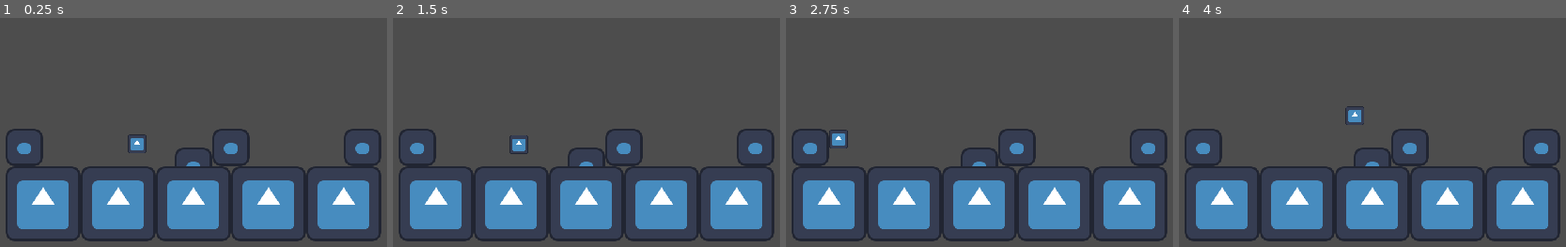
Above: before the commit, frames 1-4 (left to right).
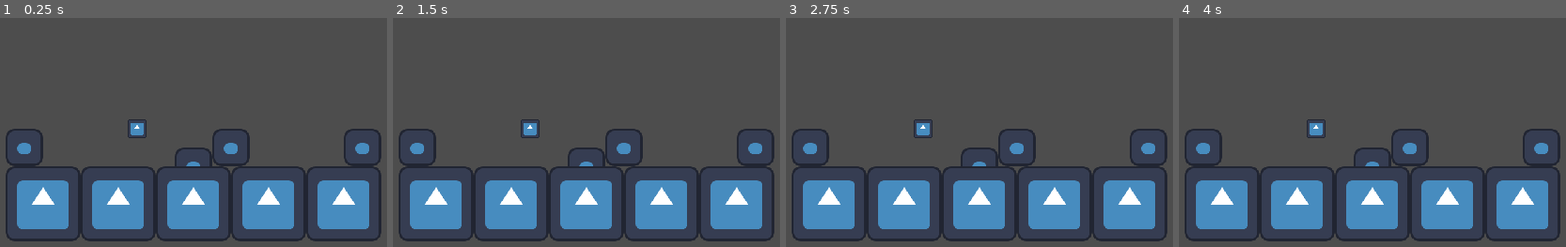
Above: after the commit, the same moments.

Repository: Kevin-Mortimer-19/Cursed-Jumper
Game: Godot game, scene res://src/levels/world.tscn
The game is run twice, just before and just after one commit, with the same random seed, the same clock (stepped at 60 frames per second) and the same inputs. The engine's default icon, where the game draws it, is replaced by a stand-in: a white triangle on a blue panel in a dark square.
Inputs (mouse positions are in pixels of both pictures, inside the frame that each line leads up to):
- Up to frame 1 (0.25 s): no input
- Up to frame 2 (1.5 s): move the mouse to (694, 146) at 0.52 s; press the mouse at (694, 146) at 0.53 s; hold D (move_right) from 0.53 s (still down); tap Space (jump) at 0.77, 0.8, 1.07, 1.35 s; move the mouse to (outside the picture) at 1.27 s; release the mouse at (outside the picture) at 1.28 s
- Up to frame 3 (2.75 s): tap Space (jump) at 1.52, 1.82, 2.3 s; click (outside the picture) at 1.55 s; move the mouse to (998, 72) at 2.02 s; release D (move_right) at 2.03 s; press the mouse at (998, 72) at 2.03 s; hold A (move_left) from 2.03 s (still down)
- Up to frame 4 (4 s): move the mouse to (outside the picture) at 2.77 s; release A (move_left) at 2.78 s; release the mouse at (outside the picture) at 2.78 s; hold D (move_right) from 2.78 s (still down); click (outside the picture) at 2.85 s; tap Space (jump) at 3.02, 3.32 s; move the mouse to (1542, 228) at 3.52 s; hold Space (jump) from 3.53 s (still down)

The runs differ from the first frame. In frame 1, 0.5% of the frame differs, in the area x 33-38%, y 44-60%; in frame 2, 0.5%; in frame 3, 0.5%, in the area x 11-38%, y 44-57%; in frame 4, 0.5%.

Commit message:
Added shotgun shooting functionality

Diff:
--- a/src/player/player.tscn
+++ b/src/entities/player/player.tscn
@@ -1,15 +1,17 @@
-[gd_scene load_steps=4 format=3 uid="uid://d1h5r22o1065g"]
+[gd_scene load_steps=5 format=3 uid="uid://d1h5r22o1065g"]
 
-[ext_resource type="Script" path="res://src/player/player.gd" id="1_mw0sy"]
+[ext_resource type="Script" path="res://src/entities/player/player.gd" id="1_mw0sy"]
 [ext_resource type="Texture2D" uid="uid://p8lt1vra4tmw" path="res://icon.svg" id="2_cfp2k"]
+[ext_resource type="PackedScene" uid="uid://c7sf81jnb21uh" path="res://src/entities/player/shotgun.tscn" id="3_sn701"]
 
 [sub_resource type="CircleShape2D" id="CircleShape2D_anaty"]
 radius = 16.0
 
-[node name="Player" type="CharacterBody2D" node_paths=PackedStringArray("sprite")]
+[node name="Player" type="CharacterBody2D" node_paths=PackedStringArray("sprite", "shotgun")]
 collision_layer = 2
 script = ExtResource("1_mw0sy")
 sprite = NodePath("AnimatedSprite2D")
+shotgun = NodePath("Shotgun")
 jump_strength_full = 330.0
 jump_strength_half = 165.0
 gravity = 784.8
@@ -19,7 +21,7 @@
 air_speed = 200.0
 air_accel = 0.13
 air_friction = 0.18
-modifiers_move_options = 13
+modifiers_move_options = 15
 
 [node name="TEMP SPRITE" type="Sprite2D" parent="."]
 scale = Vector2(0.25, 0.25)
@@ -29,3 +31,5 @@
 
 [node name="CollisionShape2D" type="CollisionShape2D" parent="."]
 shape = SubResource("CircleShape2D_anaty")
+
+[node name="Shotgun" parent="." instance=ExtResource("3_sn701")]
--- /dev/null
+++ b/src/entities/player/shotgun.gd
@@ -0,0 +1,21 @@
+extends Node2D
+
+
+@export var spread_amount_degrees: float
+@export var bullet_scene: PackedScene
+
+@export var fire_sound: AudioStream
+
+
+func shoot(amount: int) -> void:
+	SoundManager.play_sound_nonpositional(fire_sound)
+	# TODO: Play muzzle flash particle here
+
+	var rng:= RandomNumberGenerator.new()
+	for i in range(amount):
+		var bullet: Projectile = bullet_scene.instantiate()
+		add_child(bullet)
+		bullet.set_as_top_level(true)
+		(bullet as Node2D).global_transform = global_transform
+		bullet.velocity = (global_transform.x * ((1.0 + 0.3 * rng.randf()) * bullet.move_speed)) \
+				.rotated(deg_to_rad(rng.randf() * spread_amount_degrees))
--- a/src/player/player.gd
+++ /dev/null
@@ -1,218 +0,0 @@
-class_name Player extends CharacterBody2D
-
-
-@export_category("Node References")
-@export var sprite: AnimatedSprite2D
-
-@export_category("Character Properties")
-@export_group("Movement Stats")
-@export var jump_strength_full: float = 100
-@export var jump_strength_half: float = 50
-@export var gravity: float = 9.81
-
-@export_subgroup("Ground", "ground_")
-@export var ground_speed: float = 50.0
-@export_range(0.0, 1.0, 0.01) var ground_accel: float
-@export_range(0.0, 1.0, 0.01) var ground_friction: float
-
-@export_subgroup("Air", "air_")
-@export var air_speed: float = 50.0
-@export_range(0.0, 1.0, 0.01) var air_accel: float
-@export_range(0.0, 1.0, 0.01) var air_friction: float
-
-@export_group("Move Feel")
-## Buffer window you have after falling off a ledge where you can still jump.
-@export var coyote_time: float = 0.15
-## Buffer window that buffers a jump just before you hit the ground.
-@export var jump_buffer_window: float = 0.15
-
-
-@export_category("Combat")
-@export var max_health: int = 5
-@export var cur_health: int = 5
-@export_group("Attacking")
-@export var number_of_shots_per_fire: int = 6
-## Damage dealt per bullet.
-@export var bullet_damage: float = 2.0
-
-@export var num_shots_before_reload: int = 2
-@export var minimum_time_between_shots: float = 0.2
-@export var time_to_reload: float = 1.0
-@export var knockback_amount: float = 400
-
-
-
-@export_group("Modifiers", "modifiers_")
-@export_flags(
-	"Can Move Ground:1", "Can Move Air:2", "Can Swim:4", "Can Jump:8",
-) var modifiers_move_options: int
-
-@export_flags(
-	"Can Double Jump:1", "Double Gravity:2", "Ice Physics:4"
-) var modifiers_movement: int
-
-@export_flags(
-	"Can Deal Damage", "Dies Instantly",
-) var modifiers_combat: int
-
-var shots_remaining: int = 2
-
-var _coyote_timer: Timer
-var _jump_buffer_timer: Timer
-var _reload_timer: Timer
-var _minimum_cd_timer: Timer
-
-var _was_on_floor: bool = false
-
-var has_double_jumped: bool = false
-
-
-func get_movement() -> float:
-	return Input.get_axis("move_left", "move_right")
-
-
-#region Modifiers
-func can_move_ground() -> bool:
-	return modifiers_move_options & 1
-
-func can_control_air() -> bool:
-	return modifiers_move_options & 2
-
-func can_swim() -> bool:
-	return modifiers_move_options & 4
-
-func can_jump() -> bool:
-	return modifiers_move_options & 8
-
-
-
-func can_double_jump() -> bool:
-	return modifiers_movement & 1 and not has_double_jumped
-
-func has_double_gravity() -> bool:
-	return modifiers_movement & 2
-
-func has_ice_physics() -> bool:
-	return modifiers_movement & 4
-
-#endregion
-
-
-func _ready() -> void:
-	_setup_timers()
-	shots_remaining = num_shots_before_reload
-
-
-func _unhandled_input(event: InputEvent) -> void:
-	if Input.is_action_pressed("attack"):
-		_handle_attack(event)
-
-
-func _physics_process(delta: float) -> void:
-	_apply_gravity(delta)
-	_handle_move()
-	_handle_jump()
-
-	_was_on_floor = is_on_floor()
-
-	move_and_slide()
-
-
-func _handle_move() -> void:
-	var input = get_movement()
-	var speed: float
-	var rate: float
-	if is_on_floor():
-		if can_move_ground():
-			rate = ground_accel if input else ground_friction
-			speed = input * ground_speed
-		else:
-			speed = 0
-	elif can_control_air():
-		rate = air_accel if input else ground_friction
-		speed = input * air_speed
-
-	if has_ice_physics():
-		rate = 0.03
-
-	velocity.x = lerp(velocity.x, speed, rate)
-
-
-func _apply_gravity(delta: float) -> void:
-	if has_double_gravity():
-		delta *= 2
-
-	if not is_on_floor():
-		velocity.y += gravity * delta
-
-
-func _handle_jump() -> void:
-	if can_jump():
-		# Full jump
-		if Input.is_action_just_pressed("jump"):
-			if (
-				is_on_floor()
-				or can_double_jump()
-				or not _coyote_timer.is_stopped()
-			):
-				velocity.y = -jump_strength_full
-				if not is_on_floor():
-					has_double_jumped = true
-			# Begin jump buffer
-			else:
-				_jump_buffer_timer.start()
-		# Half jump
-		if Input.is_action_just_released("jump"):
-			if velocity.y <= -jump_strength_half:
-				velocity.y = -jump_strength_half
-
-	# Coyote time
-	if _was_on_floor and not is_on_floor():
-		_coyote_timer.start()
-	# Jump buffer check
-	elif not _was_on_floor and is_on_floor():
-		has_double_jumped = false
-		if not _jump_buffer_timer.is_stopped():
-			velocity.y = -jump_strength_full if Input.is_action_pressed("jump") else -jump_strength_half
-
-
-func _handle_attack(_event: InputEvent) -> void:
-	# Not reloading and not in the brief window in between
-	if not _reload_timer.is_stopped() or not _minimum_cd_timer.is_stopped():
-		return
-
-	shots_remaining -= 1
-	_minimum_cd_timer.start()
-	var mouse_dir:= global_position.direction_to(get_global_mouse_position())
-	velocity = -mouse_dir * knockback_amount
-
-	if shots_remaining <= 0:
-		_reload_timer.start()
-
-
-
-## Helpers
-func _setup_timers() -> void:
-	_coyote_timer = Timer.new()
-	_coyote_timer.one_shot = true
-	_coyote_timer.wait_time = coyote_time
-	add_child(_coyote_timer)
-
-	_jump_buffer_timer = Timer.new()
-	_jump_buffer_timer.one_shot = true
-	_jump_buffer_timer.wait_time = jump_buffer_window
-	add_child(_jump_buffer_timer)
-
-	_reload_timer = Timer.new()
-	_reload_timer.one_shot = true
-	_reload_timer.wait_time = time_to_reload
-	_reload_timer.timeout.connect(
-		func():
-			shots_remaining = num_shots_before_reload
-	)
-	add_child(_reload_timer)
-
-	_minimum_cd_timer = Timer.new()
-	_minimum_cd_timer.one_shot = true
-	_minimum_cd_timer.wait_time = minimum_time_between_shots
-	add_child(_minimum_cd_timer)
--- /dev/null
+++ b/src/projectiles/projectile.gd
@@ -0,0 +1,39 @@
+class_name Projectile extends CharacterBody2D
+
+@export var damage: int
+@export var move_speed: float
+@export var lifetime: float
+
+@export_group("Sound")
+@export var enemy_impact: AudioStream
+@export var environment_impact: AudioStream
+
+@export_group("Node References")
+@export var hitbox: Area2D
+
+
+var _lifetime_remaining: float = 0.0
+
+
+func _ready() -> void:
+	hitbox.body_entered.connect(_on_body_entered)
+
+func _physics_process(delta: float) -> void:
+	_lifetime_remaining += delta
+	if _lifetime_remaining >= lifetime:
+		queue_free()
+
+	move_and_slide()
+
+
+func _on_body_entered(body: Node2D) -> void:
+	if body is BaseEntity:
+		(body as BaseEntity).take_damage(damage)
+		if enemy_impact:
+			SoundManager.play_sound_from_position(enemy_impact, global_position)
+	else:
+		if environment_impact:
+			SoundManager.play_sound_from_position(environment_impact, global_position)
+
+	# TODO: Play particle here
+	queue_free()
--- /dev/null
+++ b/src/projectiles/shotgun_bullet/shotgun_bullet.tscn
@@ -0,0 +1,41 @@
+[gd_scene load_steps=6 format=3 uid="uid://b38lx3p0fw2jb"]
+
+[ext_resource type="Script" path="res://src/projectiles/projectile.gd" id="1_1bc6r"]
+[ext_resource type="Texture2D" uid="uid://p8lt1vra4tmw" path="res://icon.svg" id="2_8xxhj"]
+[ext_resource type="AudioStream" uid="uid://dnvx0en6ohpbw" path="res://assets/sounds/shotgun_sfx/bullet_wall_impact.wav" id="2_aixal"]
+
+[sub_resource type="CapsuleShape2D" id="CapsuleShape2D_46j7g"]
+radius = 8.0
+height = 32.0
+
+[sub_resource type="CapsuleShape2D" id="CapsuleShape2D_7i2lo"]
+radius = 8.0
+height = 32.0
+
+[node name="ShotgunBullet" type="CharacterBody2D" node_paths=PackedStringArray("hitbox")]
+collision_layer = 0
+collision_mask = 0
+script = ExtResource("1_1bc6r")
+damage = 1
+move_speed = 450.0
+lifetime = 0.5
+environment_impact = ExtResource("2_aixal")
+hitbox = NodePath("Area2D")
+
+[node name="Sprite2D" type="Sprite2D" parent="."]
+position = Vector2(0, 9.53674e-07)
+rotation = 1.5708
+scale = Vector2(0.125, 0.25)
+texture = ExtResource("2_8xxhj")
+
+[node name="CollisionShape2D" type="CollisionShape2D" parent="."]
+rotation = 1.5708
+shape = SubResource("CapsuleShape2D_46j7g")
+
+[node name="Area2D" type="Area2D" parent="."]
+rotation = 1.5708
+collision_layer = 0
+collision_mask = 9
+
+[node name="CollisionShape2D" type="CollisionShape2D" parent="Area2D"]
+shape = SubResource("CapsuleShape2D_7i2lo")
